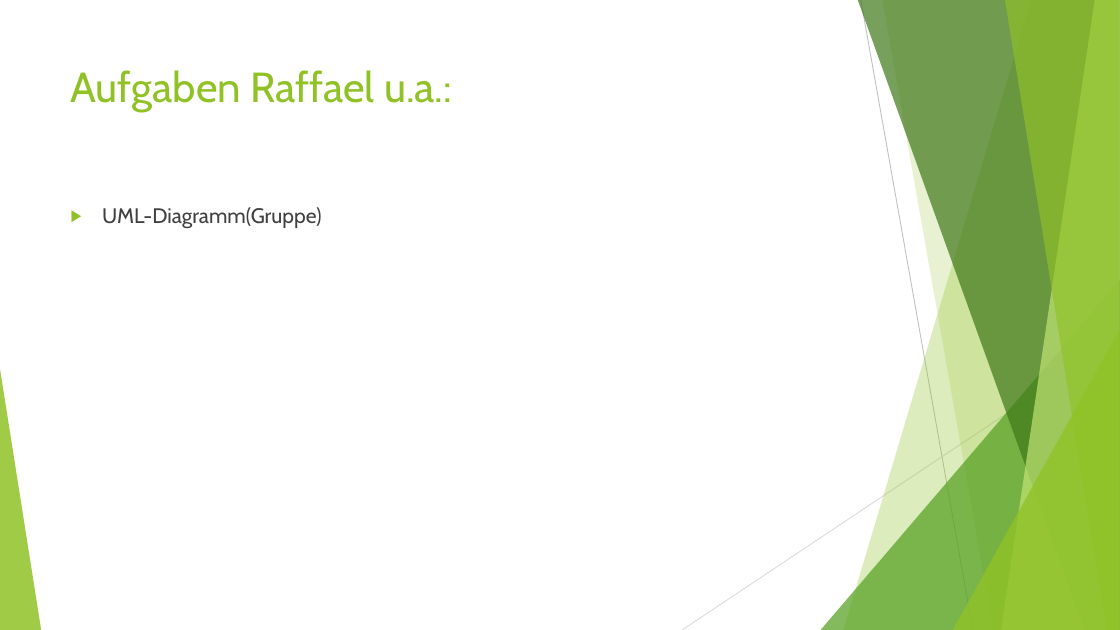
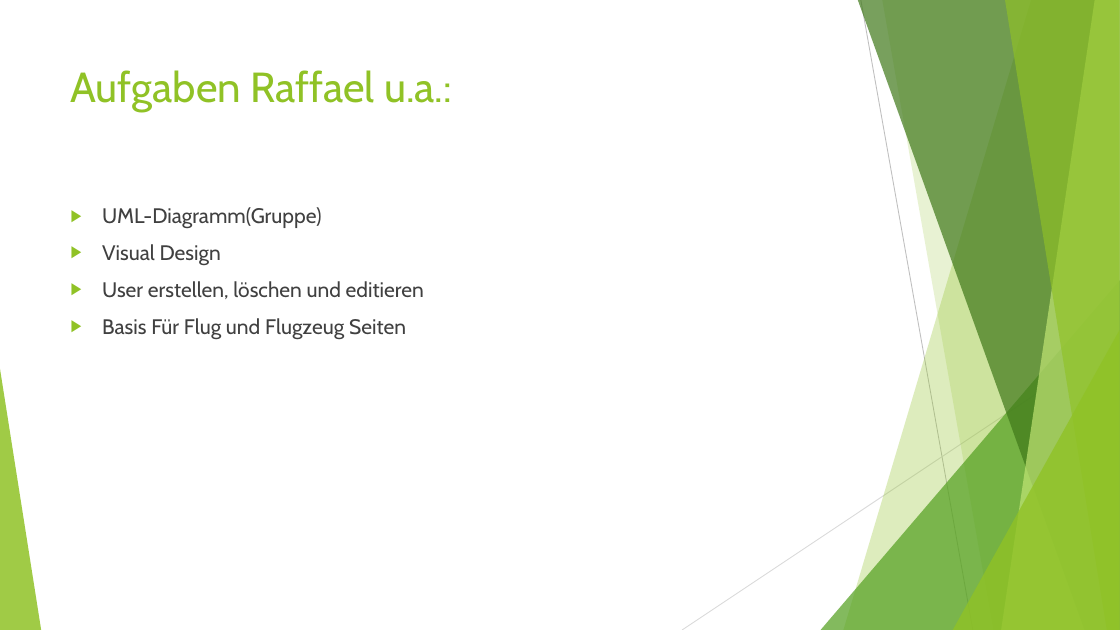
Before and after one commit to merasz/swaAirportProject, a slide deck: slide 8 of PS SoftwarearchitekturPP.pptx (slide 7 before the commit). Drawn at 1120x630 pixels with LibreOffice and Linux fonts; fonts in the diff are those of the drawing. Boxes give left, top, right and bottom in pixels: in the first picture for what was removed or moved away, otherwise in the second. Text is boxed around its words. In the diff, an @@ line names an element or a change of style, - is before the commit and + after.

```diff
--- a/PS SoftwarearchitekturPP.pptx
+++ b/PS SoftwarearchitekturPP.pptx
@@ text at box(102, 244, 424, 340): paragraphs added @@
+▶ Visual Design
+▶ User erstellen, löschen und editieren
+▶ Basis Für Flug und Flugzeug Seiten
```
Also in this commit, not shown: 3 other slides changed, 4 slides added.
